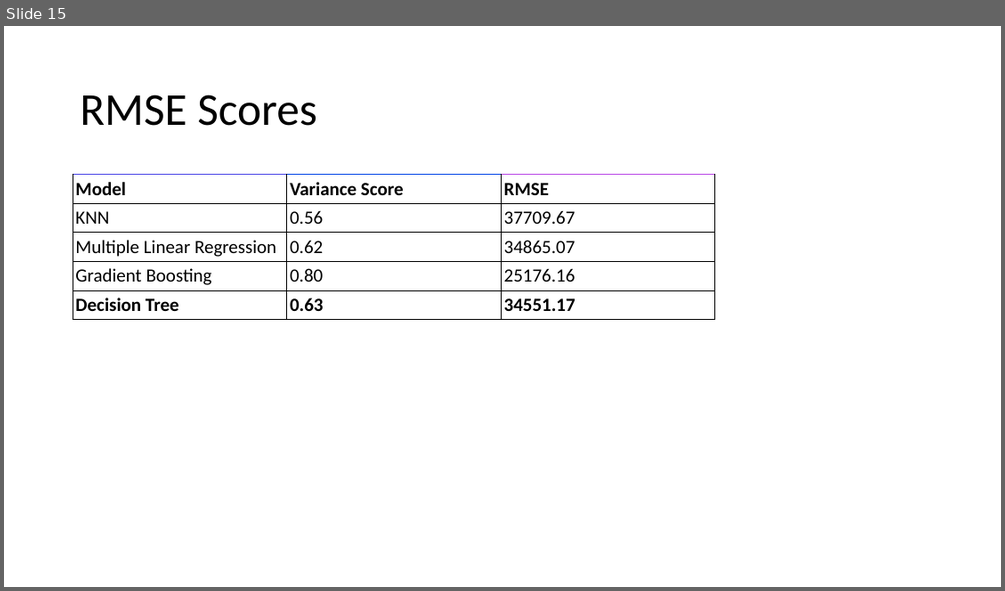
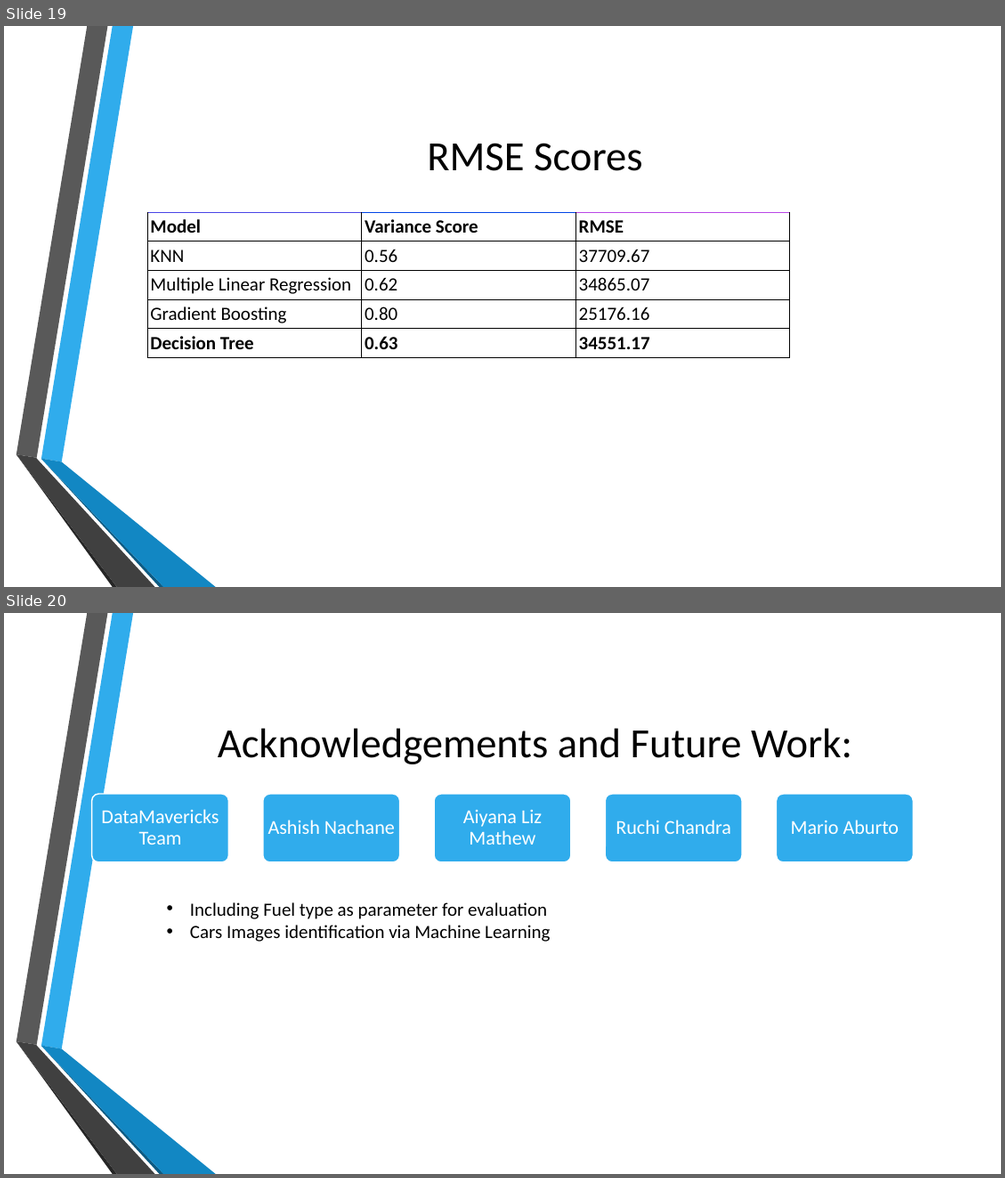
Before and after one commit to TheDataMavericks/DK, a slide deck: img/Cars Machine Learning Journey.pptx. Shown one above the other, each under a label of ours: slide 15 before the commit, slides 19 and 20 after it. The pictures are 1005x591 and 1005x1178 pixels, drawn with LibreOffice and Linux fonts; fonts in the diff are those of the drawing; background and template pictures are left out. Boxes give left, top, right and bottom in pixels: in the first picture for what was removed or moved away, otherwise in the second. Text is boxed around its words. In the diff, an @@ line names an element or a change of style, - is before the commit and + after.

```diff
--- a/img/Cars Machine Learning Journey.pptx
+++ b/img/Cars Machine Learning Journey.pptx
@@ slide 20 added at bbox=[4, 613, 1001, 1174], background picture (left out); not listed: 6 template elements that a slide beside it also shows @@
@@ title added at bbox=[218, 728, 852, 764], 40 pt, text #000000 @@
+Acknowledgements and Future Work:
@@ group added at bbox=[91, 794, 914, 863]: 5 rounded rectangles, 5 texts @@
+DataMavericks Team
+Ashish Nachane
+Aiyana Liz Mathew
+Ruchi Chandra
+Mario Aburto
@@ text added at bbox=[190, 902, 550, 941], 18 pt, text #000000 @@
+• Including Fuel type as parameter for evaluation
+• Cars Images identification via Machine Learning
@@ what was slide 15 is now slide 19 @@
@@ slide 19 changed as well @@
@@ title "RMSE Scores": place and size @@
-title "RMSE Scores" at bbox=[80, 95, 317, 126]
+title "RMSE Scores" at bbox=[427, 143, 642, 171]
@@ title "RMSE Scores" at bbox=[427, 143, 642, 171]: size 44 to 40 pt; alignment left to centre; line spacing 0.9 to 1 @@
@@ table: place and size @@
-table at bbox=[73, 174, 714, 318]
+table at bbox=[147, 212, 789, 356]
@@ group added at bbox=[16, 26, 216, 587]: 6 freeform shapes @@
```
Also in this commit, not shown: 13 other slides changed, 8 other slides added, 4 slides removed, 2 other files.
